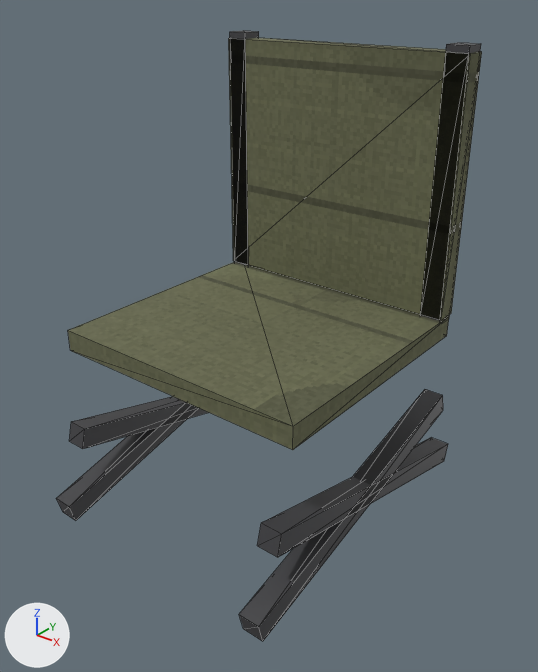
What one commit did to the glTF model assets/us/props/interior/fb_field_chair.glb.
The view is the same before and after, from a 50 mm lens placed at (0.682, -0.836, 0.817), pointed at (0.026, -0.015, 0.308). Every picture has the same lights, and +X, +Y and +Z are marked at lower left. The picture after the commit comes second. Mesh edges are drawn as thin lines. Objects named as collision shapes, trigger or cutter boxes, shadow casters or lower levels of detail are left out. Vertices at exactly the same position are counted once.

Names of what the first picture shows: 'fb_field_chair'.
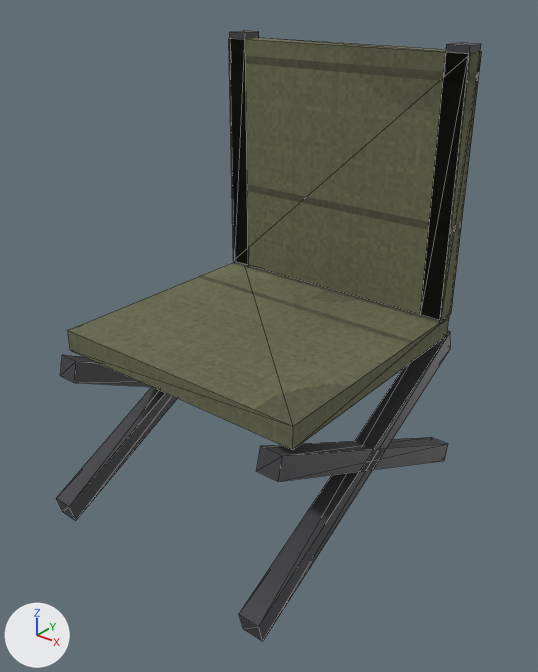
Where the change shows, as pixel boxes [x1, y1, x2, y2] in the pictures (538 x 672 px; the box of a moved part takes in the faces that stretch with it):
```json
{"part": 1, "of": "me_fb_field_chair", "change": "moved or reshaped", "before": [56, 402, 198, 520], "after": [56, 387, 177, 520]}
{"part": 2, "of": "me_fb_field_chair", "change": "moved or reshaped", "before": [69, 396, 209, 449], "after": [60, 355, 151, 387]}
{"part": 3, "of": "me_fb_field_chair", "change": "moved or reshaped", "before": [239, 389, 443, 641], "after": [239, 331, 451, 641]}
{"part": 4, "of": "me_fb_field_chair", "change": "moved or reshaped", "before": [257, 437, 448, 557], "after": [257, 437, 448, 482]}
```

Scene script edits in JSON lines:
```json
{"block": "me_fb_field_chair", "where": "me_fb_field_chair.from_pydata(...)  # 64 vertices, 96 faces; spans x -0.22..0.22, y -0.277..0.277, z 0.0..0.73"}
{"block": "me_fb_field_chair", "where": "# used by ob_fb_field_chair; location = (0.0, 0.0, 0.0)"}
{"block": "me_fb_field_chair", "where": "# before: 18 (-0.183, 0.237, 0.126), 19 (-0.218, 0.237, 0.126), 22 (-0.183, 0.228, 0.16), 23 (-0.218, 0.228, 0.16)"}
{"block": "me_fb_field_chair", "where": "# before: 24 (-0.218, -0.237, 0.126) at pixel (69, 441), 25 (-0.183, -0.237, 0.126) at pixel (82, 448), 28 (-0.218, -0.228, 0.16) at pixel (71, 421), 29 (-0.183, -0.228, 0.16) at pixel (84, 428)"}
{"block": "me_fb_field_chair", "where": "# before: 42 (0.218, 0.237, 0.126) at pixel (443, 410), 43 (0.183, 0.237, 0.126), 46 (0.218, 0.228, 0.16) at pixel (442, 395), 47 (0.183, 0.228, 0.16) at pixel (424, 389)"}
{"block": "me_fb_field_chair", "where": "# before: 48 (0.183, -0.237, 0.126) at pixel (257, 545), 49 (0.218, -0.237, 0.126) at pixel (277, 557), 52 (0.183, -0.228, 0.16) at pixel (261, 522), 53 (0.218, -0.228, 0.16) at pixel (281, 533)"}
{"block": "me_fb_field_chair", "change": "me_fb_field_chair part 1"}
{"op": "add", "block": "me_fb_field_chair", "code": "for i in [18, 19, 22, 23]: me_fb_field_chair.vertices[i].co += Vector((0.0, 0.0, 0.123))"}
{"block": "me_fb_field_chair", "change": "me_fb_field_chair part 2"}
{"op": "add", "block": "me_fb_field_chair", "code": "for i in [24, 25, 28, 29]: me_fb_field_chair.vertices[i].co += Vector((0.0, 0.0, 0.123))"}
{"block": "me_fb_field_chair", "change": "me_fb_field_chair part 3"}
{"op": "add", "block": "me_fb_field_chair", "code": "for i in [42, 43, 46, 47]: me_fb_field_chair.vertices[i].co += Vector((0.0, 0.0, 0.123))"}
{"block": "me_fb_field_chair", "change": "me_fb_field_chair part 4"}
{"op": "add", "block": "me_fb_field_chair", "code": "for i in [48, 49, 52, 53]: me_fb_field_chair.vertices[i].co += Vector((0.0, 0.0, 0.123))"}
```
